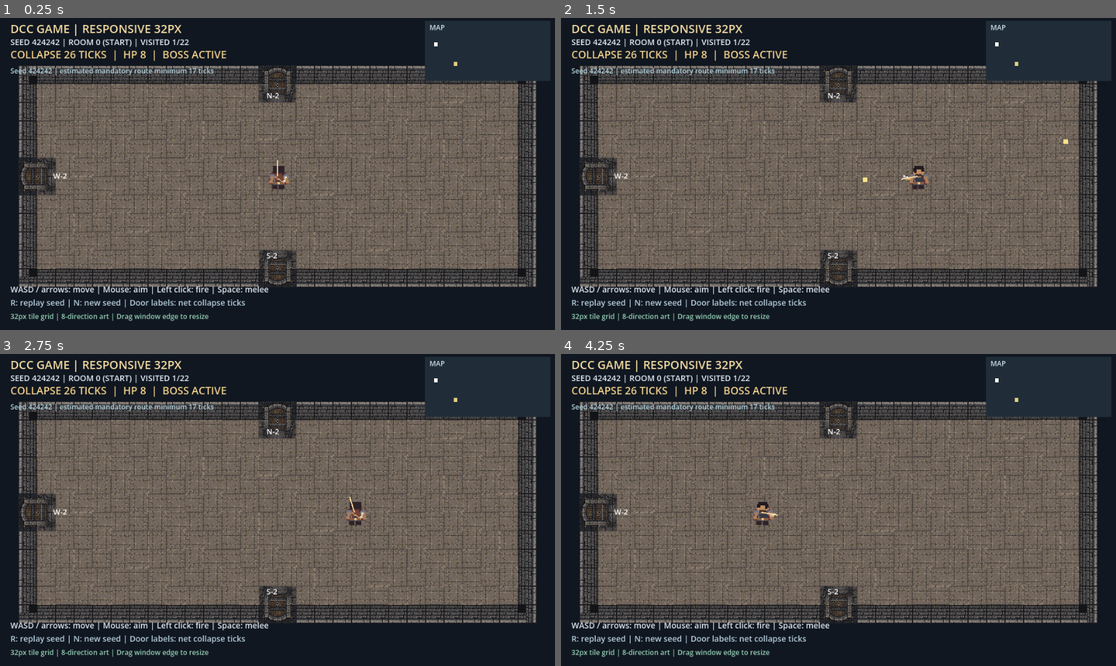
Above: before the commit, frames 1-4 (two rows, left to right).
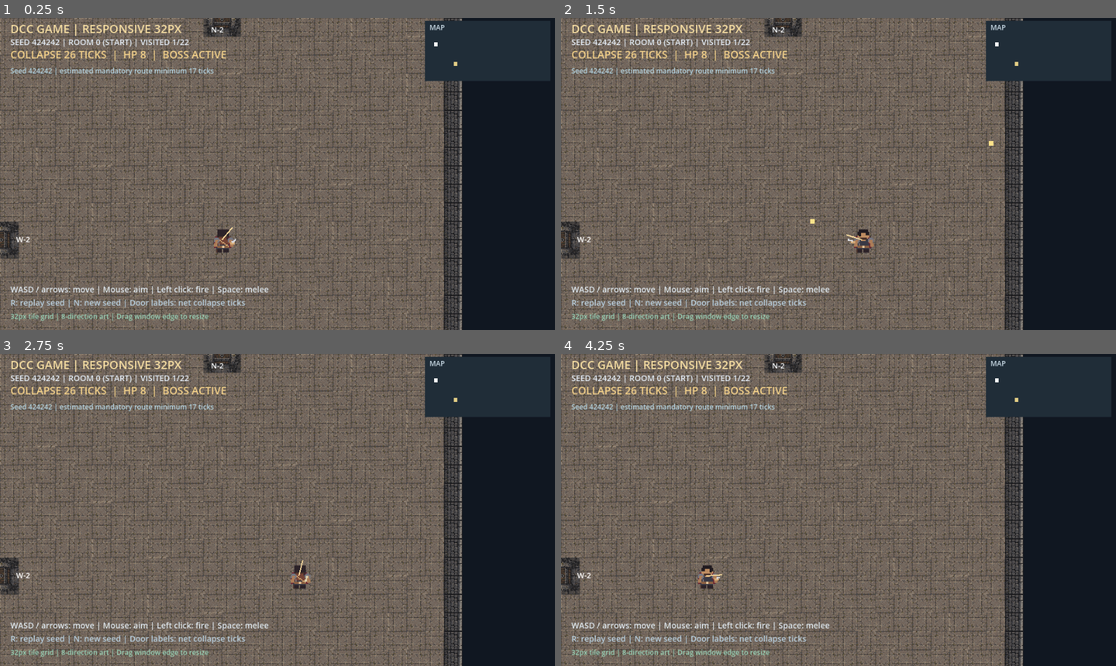
Above: after the commit, the same moments.

Repository: DrFlGd/DCC-Game
Game: Godot game, scene res://scenes/Main.tscn
The game is run twice, just before and just after one commit, with the same random seed, the same clock (stepped at 60 frames per second) and the same inputs.
Inputs (mouse positions are in pixels of both pictures, inside the frame that each line leads up to):
- Up to frame 1 (0.25 s): no input
- Up to frame 2 (1.5 s): tap Enter at 0.5 s; move the mouse to (960, 158) at 0.52 s; hold D 0.53-1.25 s; tap R at 0.6 s; click (960, 158) at 0.67 s; tap Space at 0.77 s; drag from (727, 189) to (810, 236) at 1.27 s
- Up to frame 3 (2.75 s): move the mouse to (333, 441) at 2.02 s; hold D from 2.03 s (still down); tap R at 2.1 s
- Up to frame 4 (4.25 s): release D at 2.75 s; drag from (810, 572) to (672, 463) at 2.77 s; tap Space at 3.5, 3.77 s; move the mouse to (1005, 556) at 3.52 s; hold A from 3.53 s (still down); tap R at 3.6 s

The runs differ from the first frame. In frame 1, 56% of the frame differs, in the area x 0-97%, y 0-100%; in frame 2, 56%; in frame 3, 56%; in frame 4, 56%.

Commit message:
feat(layout): fix world geometry at 24x24 tiles and scale viewport only

Diff:
--- a/game/scripts/room_layout.gd
+++ b/game/scripts/room_layout.gd
@@ -1,22 +1,28 @@
 extends RefCounted
-## Pure window-to-room layout. Reusable for tests and future biome renderers.
-const TILE_SIZE := 32.0
+## Fixed 24x24 room in world pixels; window resize changes scale, never tile count.
+const TILE_SIZE := 32
+const COLUMNS := 24
+const ROWS := 24
+const ARENA := Rect2(0.0, 0.0, 768.0, 768.0)
 const MIN_WINDOW := Vector2(720.0, 480.0)
+const BORDER := 32.0
 
 static func compute(window_size: Vector2) -> Dictionary:
-    var view := Vector2(
-        maxf(MIN_WINDOW.x, window_size.x),
-        maxf(MIN_WINDOW.y, window_size.y)
+    var view := Vector2(maxf(MIN_WINDOW.x, window_size.x), maxf(MIN_WINDOW.y, window_size.y))
+    var full_size := ARENA.size + Vector2(BORDER * 2.0, BORDER * 2.0)
+    var available := Vector2(maxf(10.0, view.x - 40.0), maxf(10.0, view.y - 193.0))
+    var scale: float = minf(available.x / full_size.x, available.y / full_size.y)
+    var offset := Vector2(
+        floorf((view.x - ARENA.size.x * scale) * 0.5),
+        floorf(106.0 + (available.y - full_size.y * scale) * 0.5 + BORDER * scale)
     )
-    # Even tile counts provide a symmetric 2-tile-wide portal on every side.
-    var columns: int = maxi(12, 2 * int(floorf((view.x - 96.0) / (2.0 * TILE_SIZE))))
-    var rows: int = maxi(6, 2 * int(floorf((view.y - 212.0) / (2.0 * TILE_SIZE))))
-    var content_size := Vector2(float(columns), float(rows)) * TILE_SIZE
-    var top: float = floorf(110.0 + maxf(0.0,
-        view.y - 212.0 - content_size.y) * 0.5)
-    var arena := Rect2(
-        Vector2(floorf((view.x - content_size.x) * 0.5), top),
-        content_size
-    )
-    return {"viewport": view, "columns": columns, "rows": rows,
-        "arena": arena, "center": arena.get_center()}
+    return {
+        "viewport": view, "columns": COLUMNS, "rows": ROWS, "arena": ARENA,
+        "center": ARENA.get_center(), "scale": scale, "offset": offset
+    }
+
+static func world_to_screen(point: Vector2, layout: Dictionary) -> Vector2:
+    return Vector2(layout["offset"]) + point * float(layout["scale"])
+
+static func screen_to_world(point: Vector2, layout: Dictionary) -> Vector2:
+    return (point - Vector2(layout["offset"])) / float(layout["scale"])
